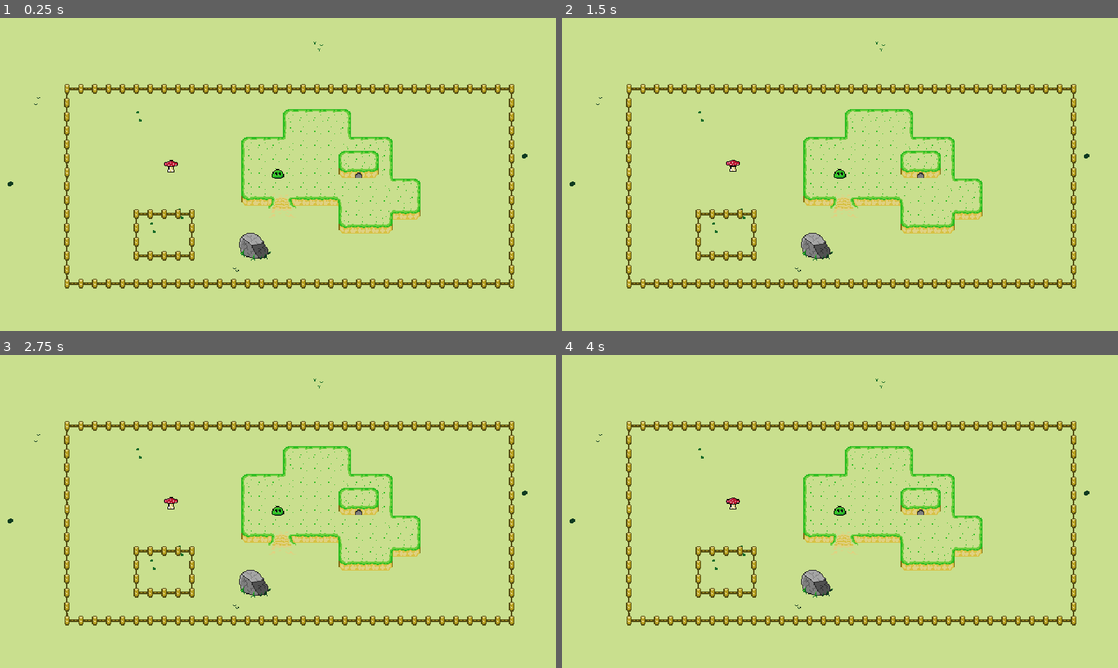
Above: before the commit, frames 1-4 (two rows, left to right).
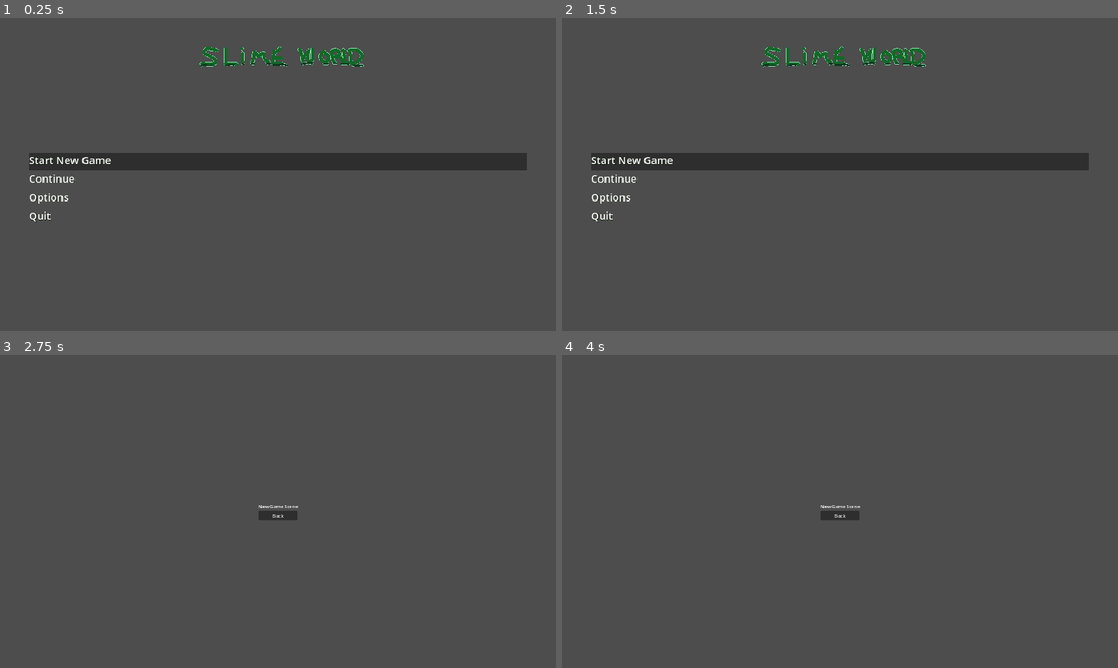
Above: after the commit, the same moments.

Repository: MisterCodo/slime
Game: Godot game, scene res://UI/TitleScreen.tscn
Same seed, same stepped clock (60 frames per second), same inputs: the game is played once before the commit and once after it. Before the commit the project starts from res://Levels/main.tscn.
Inputs (mouse positions are in pixels of both pictures, inside the frame that each line leads up to):
- Up to frame 1 (0.25 s): no input
- Up to frame 2 (1.5 s): click (840, 199) at 0.5 s, where only the run after the commit has a clickable "Options"; click (840, 177) at 1.25 s, where only the run after the commit has a clickable "Back"
- Up to frame 3 (2.75 s): click (278, 498) at 2 s, where only the run after the commit has a clickable "Start New Game"
- Up to frame 4 (4 s): click (840, 514) at 2.75 s, where only the run after the commit has a clickable "Back"; click (840, 498) at 3.5 s, where only the run after the commit has a clickable "Start New Game"

The runs differ from the first frame. In frame 1, 100% of the frame differs, in the area x 0-100%, y 0-100%; in frame 2, 100%; in frame 3, 100%; in frame 4, 100%.

Commit message:
Progress on #9 Added title scene

Diff:
--- /dev/null
+++ b/UI/Continue.tscn
@@ -0,0 +1,8 @@
+[gd_scene load_steps=2 format=3 uid="uid://bs7aj4ca264m2"]
+
+[ext_resource type="PackedScene" uid="uid://dked3qtlchhg6" path="res://UI/MenuButton.tscn" id="1_7wnde"]
+
+[node name="Continue" instance=ExtResource("1_7wnde")]
+
+[node name="Label" parent="." index="0"]
+text = "Continue"
--- /dev/null
+++ b/UI/Fade.gd
@@ -0,0 +1,9 @@
+extends ColorRect
+
+signal fade_finished
+
+func fade():
+	$AnimationPlayer.play("fade")
+
+func _on_animation_player_animation_finished(_anim_name):
+	emit_signal("fade_finished")
--- /dev/null
+++ b/UI/Fade.tscn
@@ -0,0 +1,41 @@
+[gd_scene load_steps=4 format=3 uid="uid://dgqa4320xelr6"]
+
+[ext_resource type="Script" path="res://UI/Fade.gd" id="1_7cp4f"]
+
+[sub_resource type="Animation" id="Animation_d8bn4"]
+resource_name = "fade"
+length = 0.4
+tracks/0/type = "value"
+tracks/0/imported = false
+tracks/0/enabled = true
+tracks/0/path = NodePath(".:color")
+tracks/0/interp = 1
+tracks/0/loop_wrap = true
+tracks/0/keys = {
+"times": PackedFloat32Array(0, 0.4),
+"transitions": PackedFloat32Array(1, 1),
+"update": 0,
+"values": [Color(0, 0, 0, 0), Color(0, 0, 0, 1)]
+}
+
+[sub_resource type="AnimationLibrary" id="AnimationLibrary_i5d88"]
+_data = {
+"fade": SubResource("Animation_d8bn4")
+}
+
+[node name="Fade" type="ColorRect"]
+anchors_preset = 15
+anchor_right = 1.0
+anchor_bottom = 1.0
+grow_horizontal = 2
+grow_vertical = 2
+mouse_filter = 2
+color = Color(0, 0, 0, 0)
+script = ExtResource("1_7cp4f")
+
+[node name="AnimationPlayer" type="AnimationPlayer" parent="."]
+libraries = {
+"": SubResource("AnimationLibrary_i5d88")
+}
+
+[connection signal="animation_finished" from="AnimationPlayer" to="." method="_on_animation_player_animation_finished"]
--- /dev/null
+++ b/UI/MenuButton.tscn
@@ -0,0 +1,18 @@
+[gd_scene format=3 uid="uid://dked3qtlchhg6"]
+
+[node name="MenuButton" type="Button"]
+custom_minimum_size = Vector2i(480, 60)
+offset_right = 1720.0
+offset_bottom = 8.0
+flat = true
+
+[node name="Label" type="Label" parent="."]
+layout_mode = 1
+anchors_preset = 15
+anchor_right = 1.0
+anchor_bottom = 1.0
+grow_horizontal = 2
+grow_vertical = 2
+theme_override_colors/font_shadow_color = Color(0.0705882, 0.129412, 0.0470588, 1)
+theme_override_font_sizes/font_size = 36
+text = "Menu Action"
--- /dev/null
+++ b/UI/NewGame.tscn
@@ -0,0 +1,10 @@
+[gd_scene load_steps=2 format=3 uid="uid://clmma5dc4ch0h"]
+
+[ext_resource type="PackedScene" uid="uid://dked3qtlchhg6" path="res://UI/MenuButton.tscn" id="1_vkx17"]
+
+[node name="NewGame" instance=ExtResource("1_vkx17")]
+script = null
+
+[node name="Label" parent="." index="0"]
+layout_mode = 3
+text = "Start New Game"
--- /dev/null
+++ b/UI/Options.tscn
@@ -0,0 +1,8 @@
+[gd_scene load_steps=2 format=3 uid="uid://hffmlbivlqqf"]
+
+[ext_resource type="PackedScene" uid="uid://dked3qtlchhg6" path="res://UI/MenuButton.tscn" id="1_wr2s3"]
+
+[node name="Options" instance=ExtResource("1_wr2s3")]
+
+[node name="Label" parent="." index="0"]
+text = "Options"
--- /dev/null
+++ b/UI/Quit.tscn
@@ -0,0 +1,8 @@
+[gd_scene load_steps=2 format=3 uid="uid://r4gw7624ecoe"]
+
+[ext_resource type="PackedScene" uid="uid://dked3qtlchhg6" path="res://UI/MenuButton.tscn" id="1_80461"]
+
+[node name="Quit" instance=ExtResource("1_80461")]
+
+[node name="Label" parent="." index="0"]
+text = "Quit"
--- /dev/null
+++ b/UI/Scenes/new_game.tscn
@@ -0,0 +1,38 @@
+[gd_scene load_steps=2 format=3 uid="uid://j8sr0ahlscn8"]
+
+[ext_resource type="Script" path="res://UI/Scenes/return_to_title.gd" id="1_7ivsn"]
+
+[node name="NewGame" type="Control"]
+layout_mode = 3
+anchors_preset = 15
+anchor_right = 1.0
+anchor_bottom = 1.0
+grow_horizontal = 2
+grow_vertical = 2
+script = ExtResource("1_7ivsn")
+
+[node name="CenterContainer" type="CenterContainer" parent="."]
+anchors_preset = 15
+anchor_right = 1.0
+anchor_bottom = 1.0
+grow_horizontal = 2
+grow_vertical = 2
+
+[node name="VBoxContainer" type="VBoxContainer" parent="CenterContainer"]
+offset_left = 893.0
+offset_top = 509.0
+offset_right = 1027.0
+offset_bottom = 570.0
+
+[node name="Label" type="Label" parent="CenterContainer/VBoxContainer"]
+offset_right = 134.0
+offset_bottom = 26.0
+text = "New Game Scene"
+
+[node name="Back" type="Button" parent="CenterContainer/VBoxContainer"]
+offset_top = 30.0
+offset_right = 134.0
+offset_bottom = 61.0
+text = "Back"
+
+[connection signal="pressed" from="CenterContainer/VBoxContainer/Back" to="." method="_on_back_pressed"]
--- /dev/null
+++ b/UI/Scenes/options.tscn
@@ -0,0 +1,22 @@
+[gd_scene load_steps=2 format=3 uid="uid://cuxldet3d7gil"]
+
+[ext_resource type="PackedScene" uid="uid://j8sr0ahlscn8" path="res://UI/Scenes/new_game.tscn" id="1_k344d"]
+
+[node name="Options" instance=ExtResource("1_k344d")]
+
+[node name="CenterContainer" parent="." index="0"]
+layout_mode = 3
+
+[node name="VBoxContainer" parent="CenterContainer" index="0"]
+layout_mode = 3
+offset_left = 904.0
+offset_right = 1015.0
+
+[node name="Label" parent="CenterContainer/VBoxContainer" index="0"]
+layout_mode = 3
+offset_right = 111.0
+text = "Options Scene"
+
+[node name="Back" parent="CenterContainer/VBoxContainer" index="1"]
+layout_mode = 3
+offset_right = 111.0
--- /dev/null
+++ b/UI/Scenes/return_to_title.gd
@@ -0,0 +1,5 @@
+extends Control
+
+
+func _on_back_pressed():
+	get_tree().change_scene_to_file("res://UI/TitleScreen.tscn")
--- /dev/null
+++ b/UI/TitleScreen.gd
@@ -0,0 +1,16 @@
+extends Control
+
+func _on_new_game_pressed():
+	get_tree().change_scene_to_file("res://UI/Scenes/new_game.tscn")
+
+func _on_continue_pressed():
+	$Fade.fade()
+
+func _on_options_pressed():
+	get_tree().change_scene_to_file("res://UI/Scenes/options.tscn")
+
+func _on_quit_pressed():
+	get_tree().quit()
+
+func _on_fade_fade_finished():
+	get_tree().change_scene_to_file("res://Levels/main.tscn")
--- /dev/null
+++ b/UI/TitleScreen.tscn
@@ -0,0 +1,76 @@
+[gd_scene load_steps=8 format=3 uid="uid://oeif1ssvif5s"]
+
+[ext_resource type="Script" path="res://UI/TitleScreen.gd" id="1_2dw3d"]
+[ext_resource type="Texture2D" uid="uid://7nu8lvoqsb0c" path="res://Art/Logo.png" id="1_x0ibs"]
+[ext_resource type="PackedScene" uid="uid://clmma5dc4ch0h" path="res://UI/NewGame.tscn" id="2_mm313"]
+[ext_resource type="PackedScene" uid="uid://bs7aj4ca264m2" path="res://UI/Continue.tscn" id="3_k8hc3"]
+[ext_resource type="PackedScene" uid="uid://hffmlbivlqqf" path="res://UI/Options.tscn" id="4_ogi0y"]
+[ext_resource type="PackedScene" uid="uid://r4gw7624ecoe" path="res://UI/Quit.tscn" id="5_qacgq"]
+[ext_resource type="PackedScene" uid="uid://dgqa4320xelr6" path="res://UI/Fade.tscn" id="7_6tts4"]
+
+[node name="TitleScreen" type="Control"]
+layout_mode = 3
+anchors_preset = 15
+anchor_right = 1.0
+anchor_bottom = 1.0
+grow_horizontal = 2
+grow_vertical = 2
+script = ExtResource("1_2dw3d")
+
+[node name="Menu" type="VBoxContainer" parent="."]
+layout_mode = 0
+offset_left = 100.0
+offset_top = 80.0
+offset_right = 1820.0
+offset_bottom = 1000.0
+
+[node name="Logo" type="TextureRect" parent="Menu"]
+layout_mode = 2
+offset_right = 1720.0
+offset_bottom = 100.0
+texture = ExtResource("1_x0ibs")
+stretch_mode = 3
+
+[node name="Center" type="HBoxContainer" parent="Menu"]
+layout_mode = 2
+offset_top = 104.0
+offset_right = 1720.0
+offset_bottom = 920.0
+size_flags_vertical = 3
+
+[node name="Buttons" type="VBoxContainer" parent="Menu/Center"]
+layout_mode = 2
+offset_top = 282.0
+offset_right = 1720.0
+offset_bottom = 534.0
+size_flags_horizontal = 3
+size_flags_vertical = 4
+
+[node name="NewGame" parent="Menu/Center/Buttons" instance=ExtResource("2_mm313")]
+layout_mode = 2
+offset_bottom = 60.0
+flat = false
+
+[node name="Continue" parent="Menu/Center/Buttons" instance=ExtResource("3_k8hc3")]
+layout_mode = 2
+offset_top = 64.0
+offset_bottom = 124.0
+
+[node name="Options" parent="Menu/Center/Buttons" instance=ExtResource("4_ogi0y")]
+layout_mode = 2
+offset_top = 128.0
+offset_bottom = 188.0
+
+[node name="Quit" parent="Menu/Center/Buttons" instance=ExtResource("5_qacgq")]
+layout_mode = 2
+offset_top = 192.0
+offset_bottom = 252.0
+
+[node name="Fade" parent="." instance=ExtResource("7_6tts4")]
+layout_mode = 1
+
+[connection signal="pressed" from="Menu/Center/Buttons/NewGame" to="." method="_on_new_game_pressed"]
+[connection signal="pressed" from="Menu/Center/Buttons/Continue" to="." method="_on_continue_pressed"]
+[connection signal="pressed" from="Menu/Center/Buttons/Options" to="." method="_on_options_pressed"]
+[connection signal="pressed" from="Menu/Center/Buttons/Quit" to="." method="_on_quit_pressed"]
+[connection signal="fade_finished" from="Fade" to="." method="_on_fade_fade_finished"]
--- a/project.godot
+++ b/project.godot
@@ -11,7 +11,7 @@
 [application]
 
 config/name="slime"
-run/main_scene="res://Levels/main.tscn"
+run/main_scene="res://UI/TitleScreen.tscn"
 config/features=PackedStringArray("4.0", "Vulkan Mobile")
 config/icon="res://icon.svg"
 
Binary file added: Art/Aseprite/Logo.aseprite
Binary file added: Art/Logo.png
Not shown, added: Art/Logo.png.import
